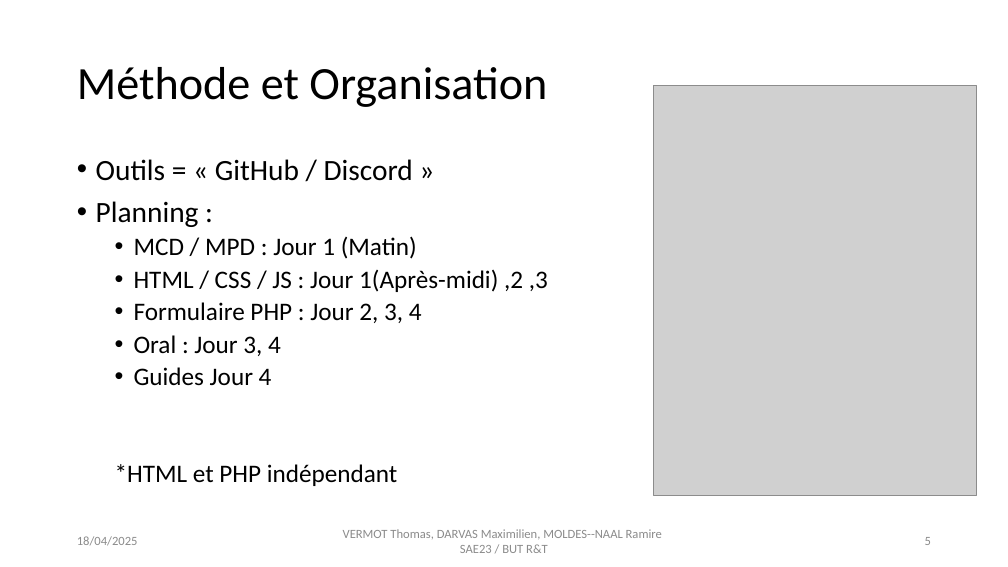
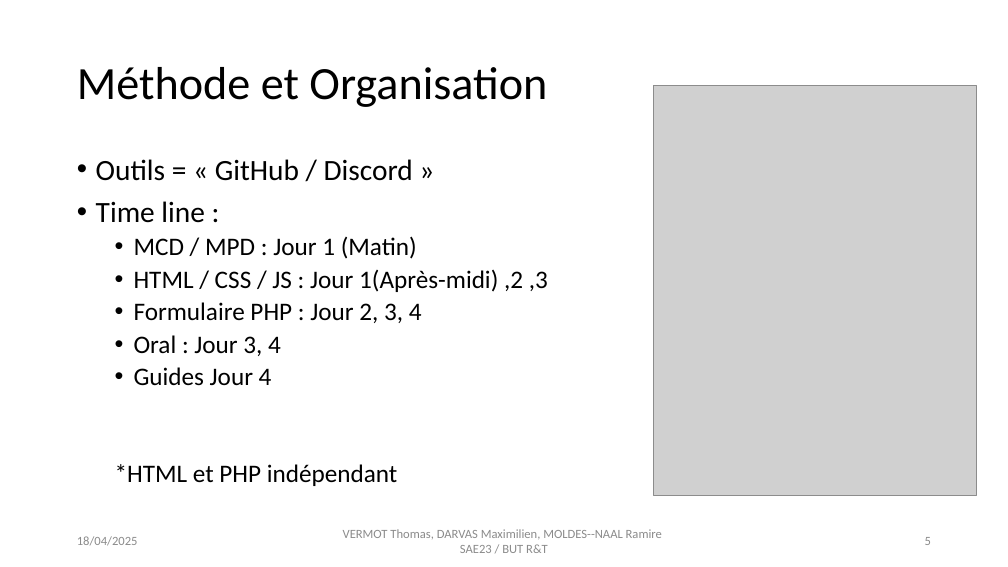
Before and after one commit to smaugue/SAE2.3, a slide deck: slide 5 of InitialisationPrésentationGroupe12.pptx. Drawn at 1008x567 pixels with LibreOffice and Linux fonts; fonts in the diff are those of the drawing; grey boxes stand for pictures. Boxes give left, top, right and bottom in pixels: in the first picture for what was removed or moved away, otherwise in the second. Text is boxed around its words. In the diff, an @@ line names an element or a change of style, - is before the commit and + after.

```diff
--- a/InitialisationPrésentationGroupe12.pptx
+++ b/InitialisationPrésentationGroupe12.pptx
@@ text at [96, 201, 204, 223]: text changed @@
-• Planning :
+• Time line :
```
Also in this commit, not shown: 1 other slide changed.
